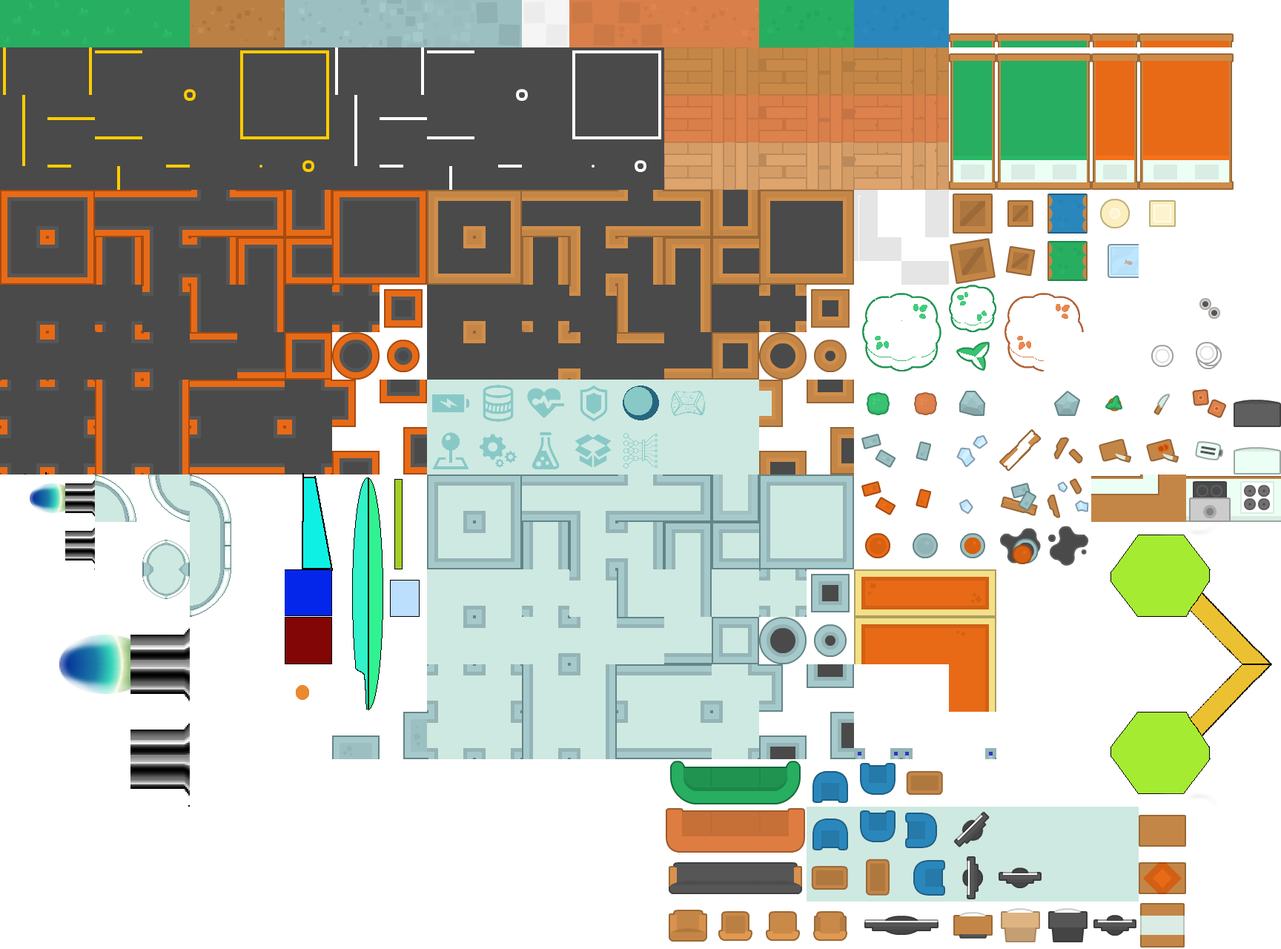
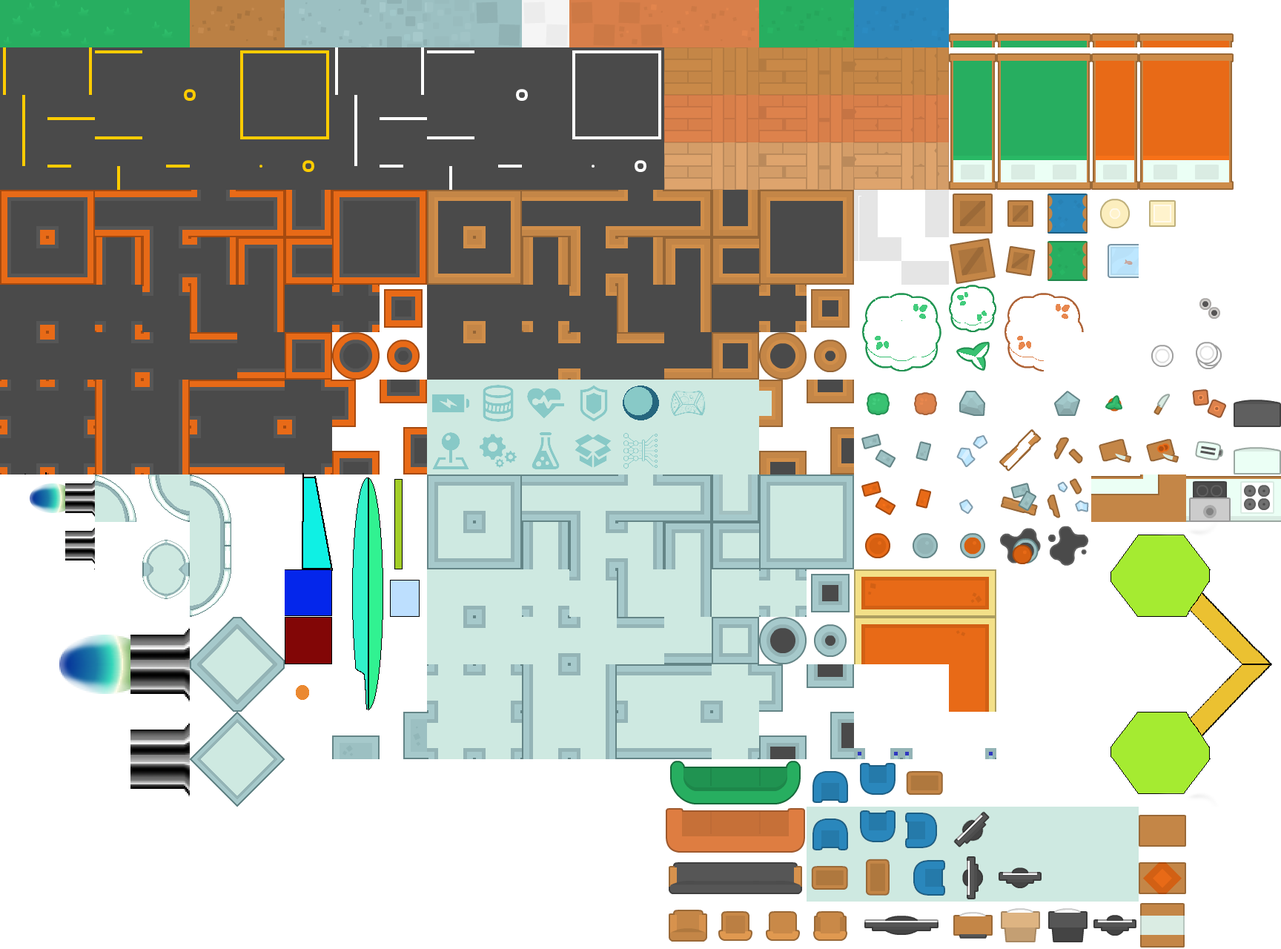
Two versions of the same layered image (1281x949). Layer-by-layer changes:
added layer "Angled" in group "done" over <box>189,616,285,712</box>
painted on "tilesheet_complete.png" over <box>189,711,285,807</box>
